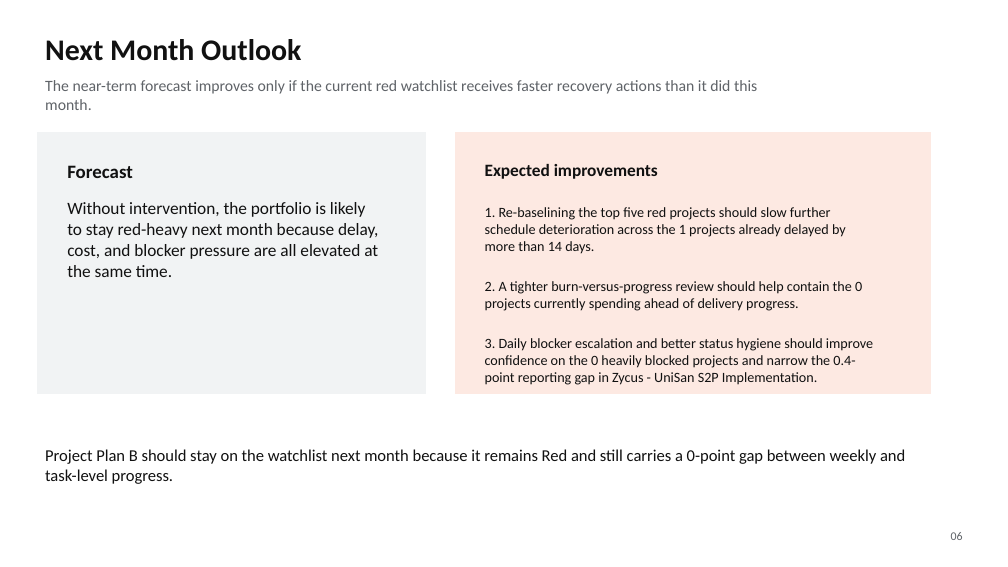
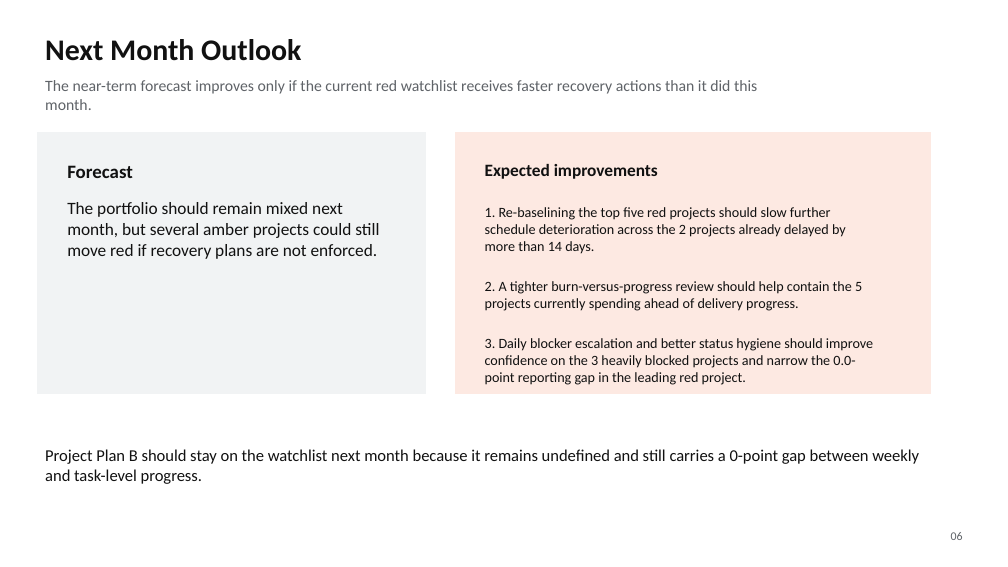
Before and after one commit to Rajibpanda01/Project-Health-Reporting-Agent, a slide deck: slide 6 of deliverables/monthly_executive_deck.pptx. Drawn at 1008x567 pixels with LibreOffice and Linux fonts; fonts in the diff are those of the drawing. Boxes give left, top, right and bottom in pixels: in the first picture for what was removed or moved away, otherwise in the second. Text is boxed around its words. In the diff, an @@ line names an element or a change of style, - is before the commit and + after.

```diff
--- a/deliverables/monthly_executive_deck.pptx
+++ b/deliverables/monthly_executive_deck.pptx
@@ text at [67,202,379,259]: text changed @@
-Without intervention, the portfolio is likely to stay red-heavy next month because delay, cost, and blocker pressure are all elevated at the same time.
+The portfolio should remain mixed next month, but several amber projects could still move red if recovery plans are not enforced.
@@ text at [485,207,873,385]: text changed @@
-1. Re-baselining the top five red projects should slow further schedule deterioration across the 1 projects already delayed by more than 14 days.
-2. A tighter burn-versus-progress review should help contain the 0 projects currently spending ahead of delivery progress.
-3. Daily blocker escalation and better status hygiene should improve confidence on the 0 heavily blocked projects and narrow the 0.4-point reporting gap in Zycus - UniSan S2P Implementation.
+1. Re-baselining the top five red projects should slow further schedule deterioration across the 2 projects already delayed by more than 14 days.
+2. A tighter burn-versus-progress review should help contain the 5 projects currently spending ahead of delivery progress.
+3. Daily blocker escalation and better status hygiene should improve confidence on the 3 heavily blocked projects and narrow the 0.0-point reporting gap in the leading red project.
@@ text at [45,449,919,484]: text changed @@
-Project Plan B should stay on the watchlist next month because it remains Red and still carries a 0-point gap between weekly and task-level progress.
+Project Plan B should stay on the watchlist next month because it remains undefined and still carries a 0-point gap between weekly and task-level progress.
```
Also in this commit, not shown: 4 other slides changed, 1 other file.
